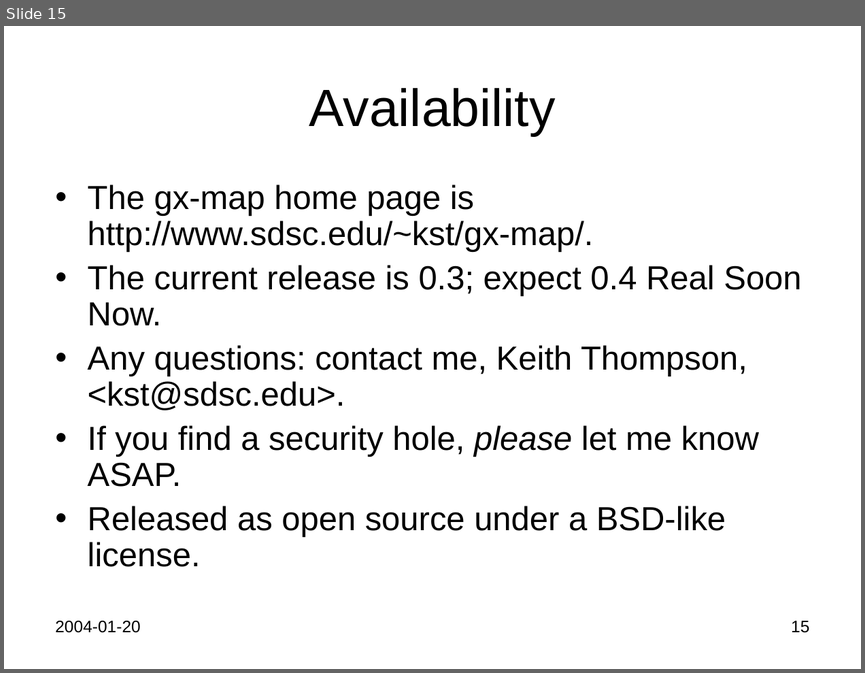
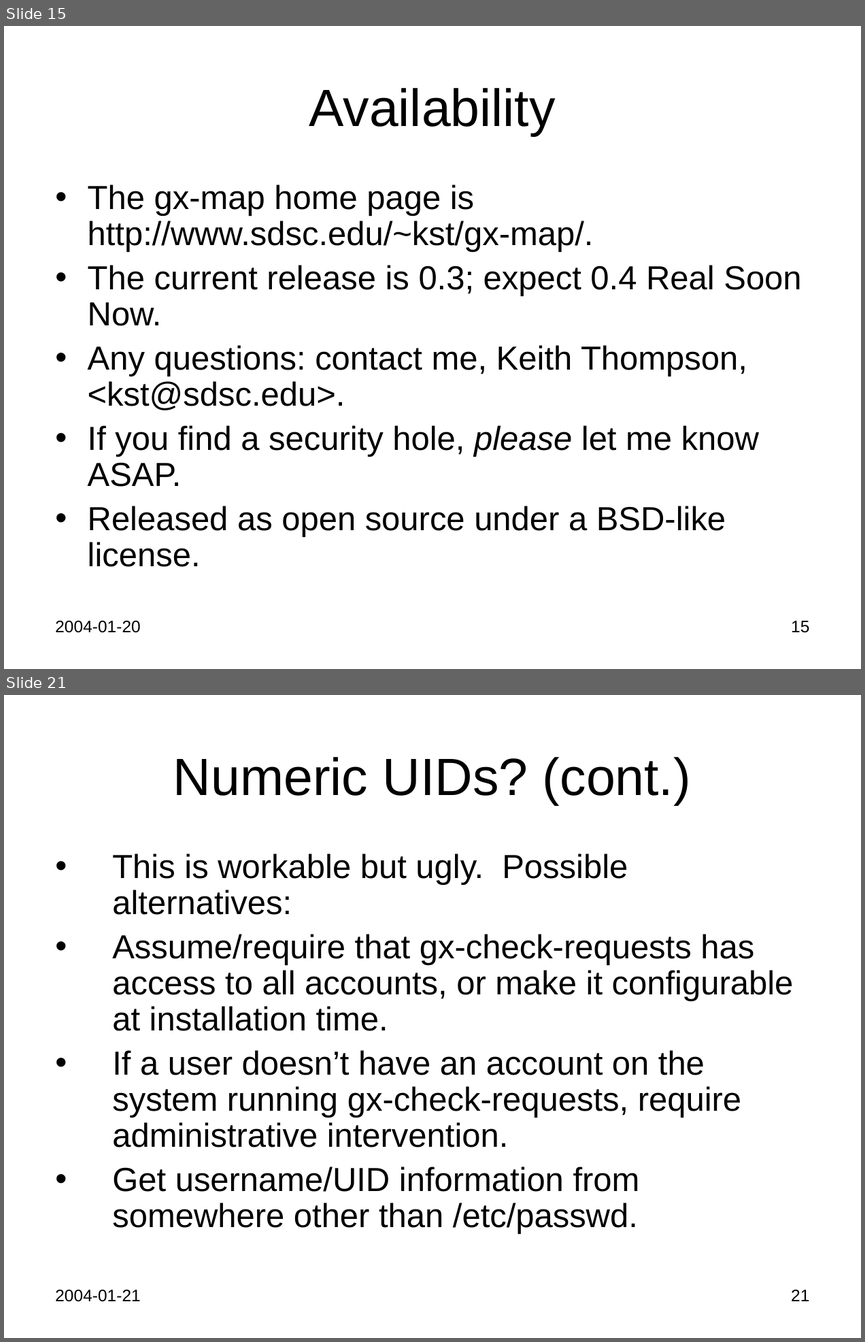
Before and after one commit to Keith-S-Thompson/gx-map, a slide deck: gx-map.ppt. Shown one above the other, each under a label of ours: slide 15 before the commit, slides 15 and 21 after it; the slides between them are not shown. The pictures are 865x673 and 865x1342 pixels, drawn with LibreOffice and Linux fonts; fonts in the diff are those of the drawing. Boxes give left, top, right and bottom in pixels: in the first picture for what was removed or moved away, otherwise in the second. Text is boxed around its words. In the diff, an @@ line names an element or a change of style, - is before the commit and + after.

```diff
--- a/gx-map.ppt
+++ b/gx-map.ppt
@@ slide 21 added at [4,695,861,1338], background #FFFFFF @@
@@ title added at [173,757,691,805], 44 pt, text #000000 @@
+Numeric UIDs? (cont.)
@@ text added at [112,853,793,1234], 28 pt, text #000000 @@
+• This is workable but ugly. Possible alternatives:
+• Assume/require that gx-check-requests has access to all accounts, or make it configurable at installation time.
+• If a user doesn’t have an account on the system running gx-check-requests, require administrative intervention.
+• Get username/UID information from somewhere other than /etc/passwd.
@@ text added at [55,1289,140,1302], 14 pt, text #000000 @@
+2004-01-21
@@ page number added at [791,1289,809,1301], 14 pt, text #000000 @@
+21
```
Also in this commit, not shown: 1 slide changed, 13 other slides added.
